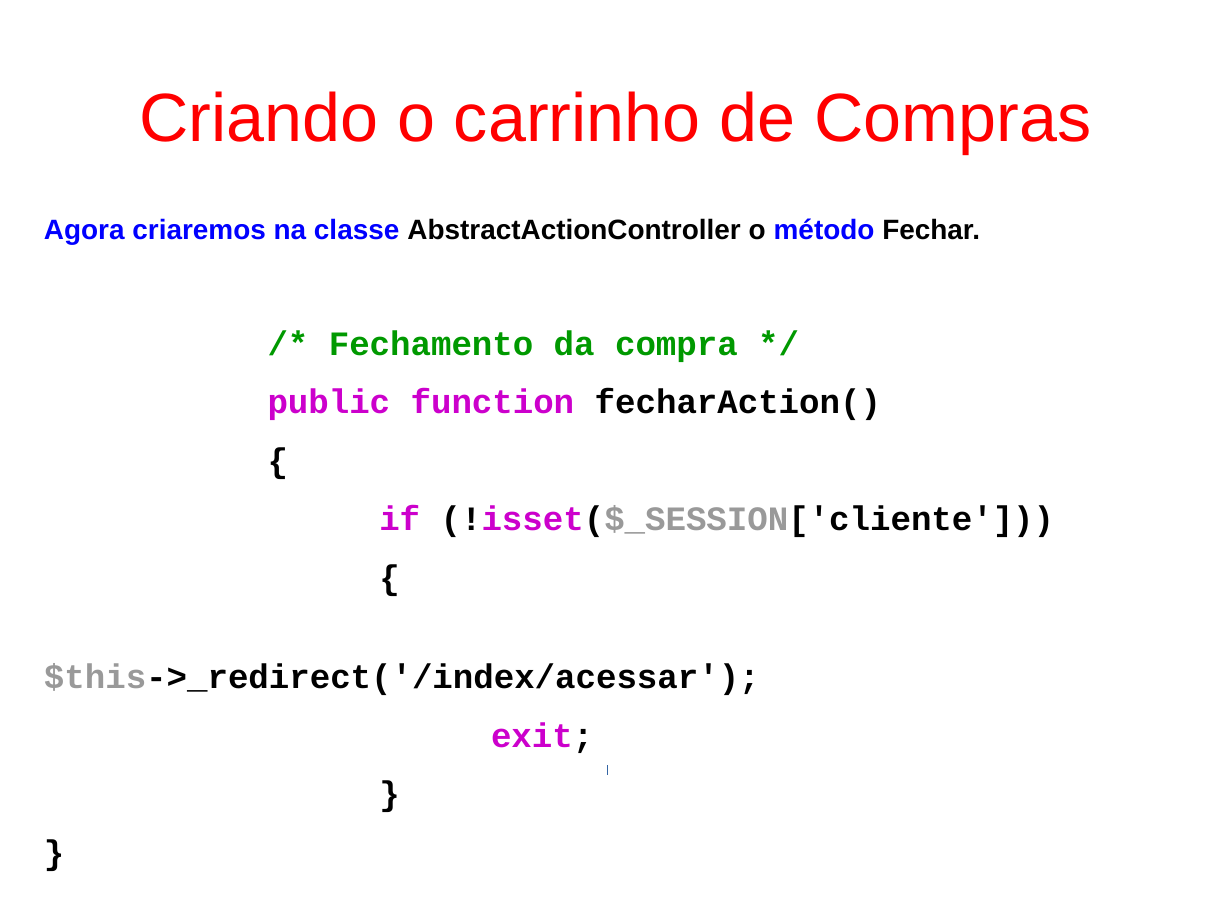
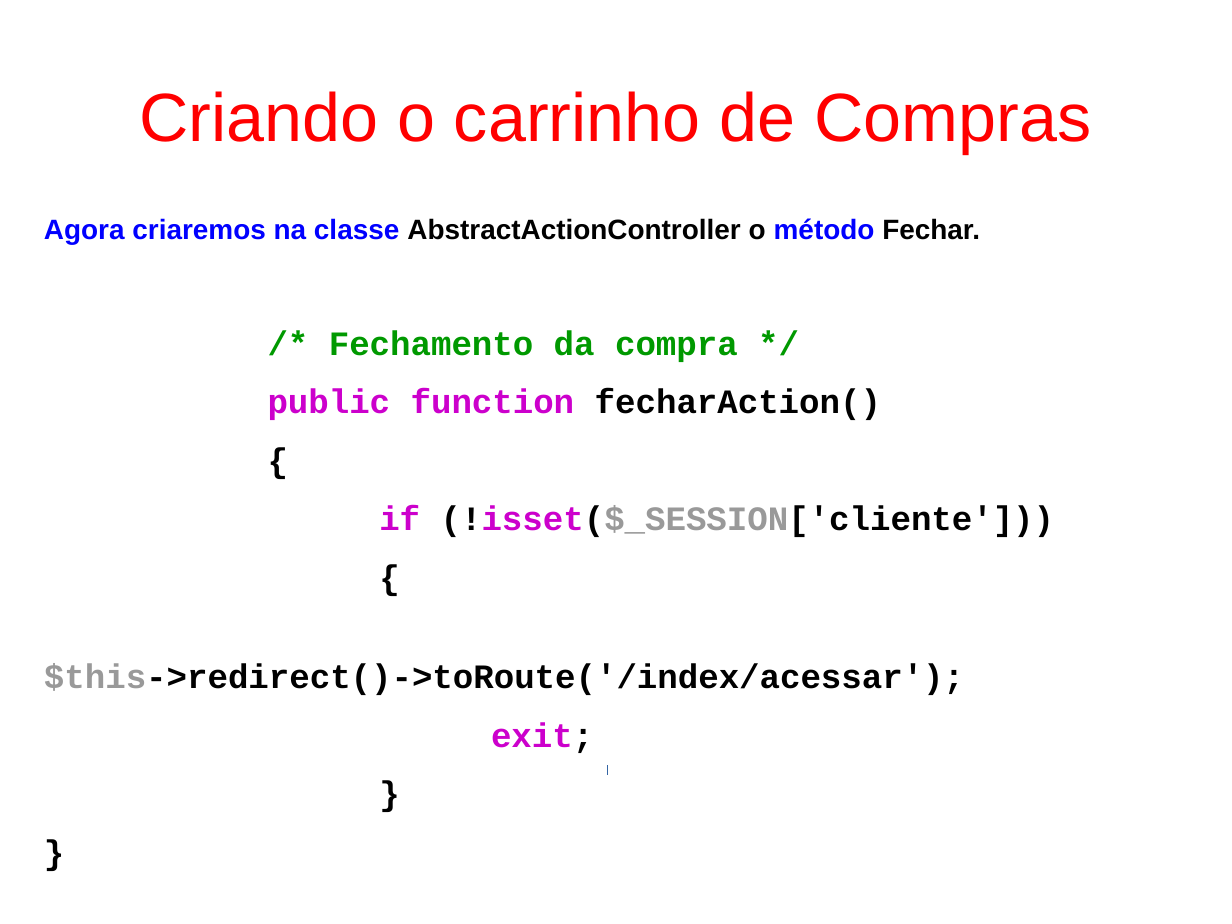
Before and after one commit to fgsl/lojasacme, a slide deck: slide 100 of docs/tutorial.odp. Drawn at 1232x924 pixels with LibreOffice and Linux fonts; fonts in the diff are those of the drawing. Boxes give left, top, right and bottom in pixels: in the first picture for what was removed or moved away, otherwise in the second. Text is boxed around its words. In the diff, an @@ line names an element or a change of style, - is before the commit and + after.

Commit message:
Implementar a funcionalidade de remoção de itens do carrinho de compras #54

```diff
--- a/docs/tutorial.odp
+++ b/docs/tutorial.odp
@@ text at <box>44,663,964,695</box>: text changed @@
-$this->_redirect('/index/acessar');
+$this->redirect()->toRoute('/index/acessar');
```
Also in this commit, not shown: 113 other slides changed, 2 other files.
